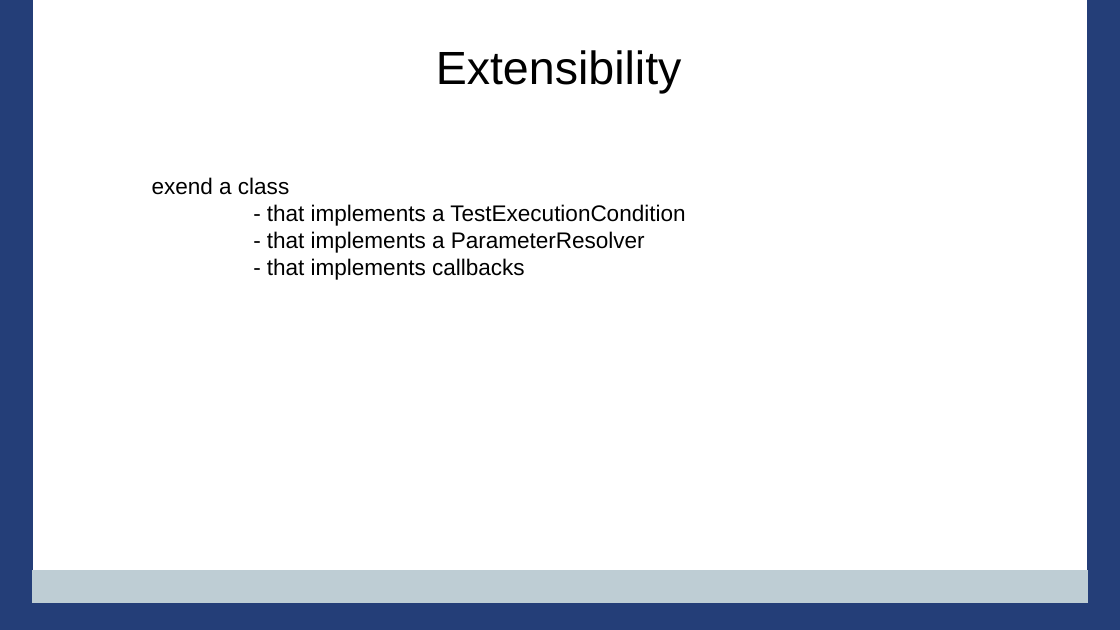
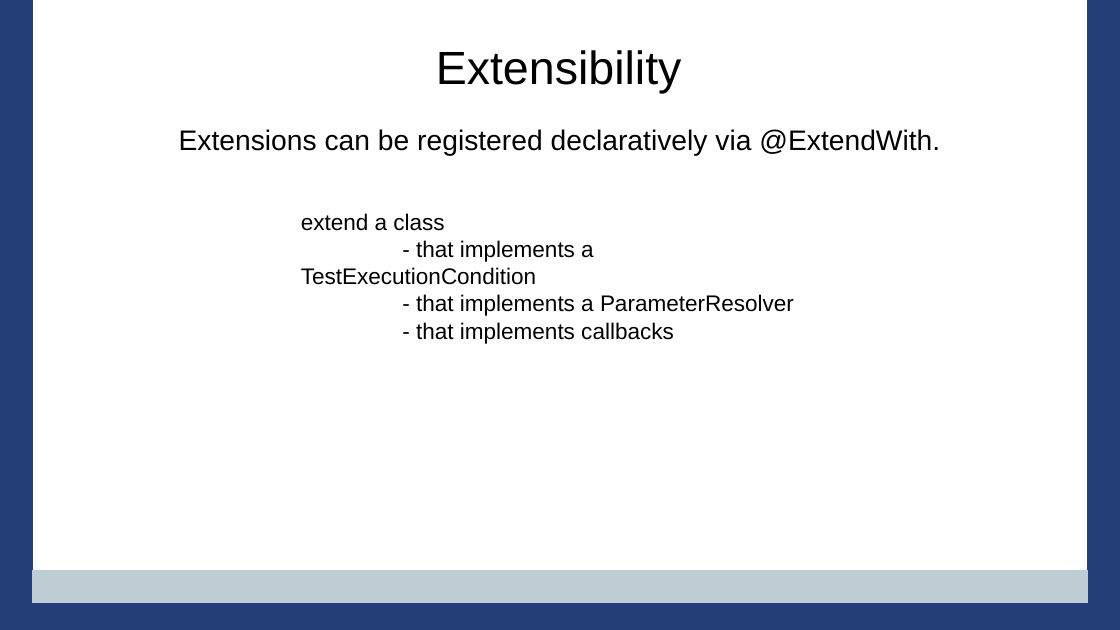
Before and after one commit to PennState/junit5-presentation, a slide deck: slide 25 of src/site/presentation/Junit5_Presentation_JavaOne_2016.odp (slide 19 before the commit). Drawn at 1120x630 pixels with LibreOffice and Linux fonts; fonts in the diff are those of the drawing; background and template pictures are left out. Boxes give left, top, right and bottom in pixels: in the first picture for what was removed or moved away, otherwise in the second. Text is boxed around its words. In the diff, an @@ line names an element or a change of style, - is before the commit and + after.

```diff
--- a/src/site/presentation/Junit5_Presentation_JavaOne_2016.odp
+++ b/src/site/presentation/Junit5_Presentation_JavaOne_2016.odp
@@ text added at (x1=179, y1=129, x2=940, y2=156), 20 pt, text #000000 @@
+Extensions can be registered declaratively via @ExtendWith.
@@ title at (x1=301, y1=213, x2=794, y2=340): text changed @@
-exend a class
-- that implements a TestExecutionCondition
-- that implements a ParameterResolver
-- that implements callbacks
+extend a class
+- that implements a TestExecutionCondition
+- that implements a ParameterResolver
+- that implements callbacks
```
Also in this commit, not shown: 9 other slides changed, 9 slides added, 3 slides removed, 3 other files.
